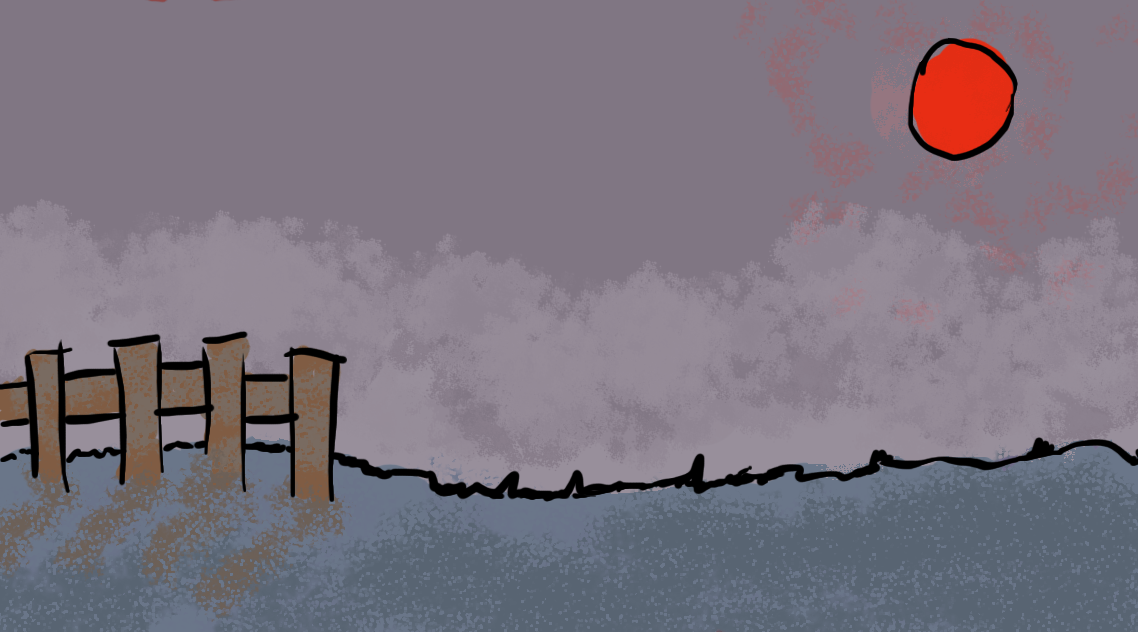
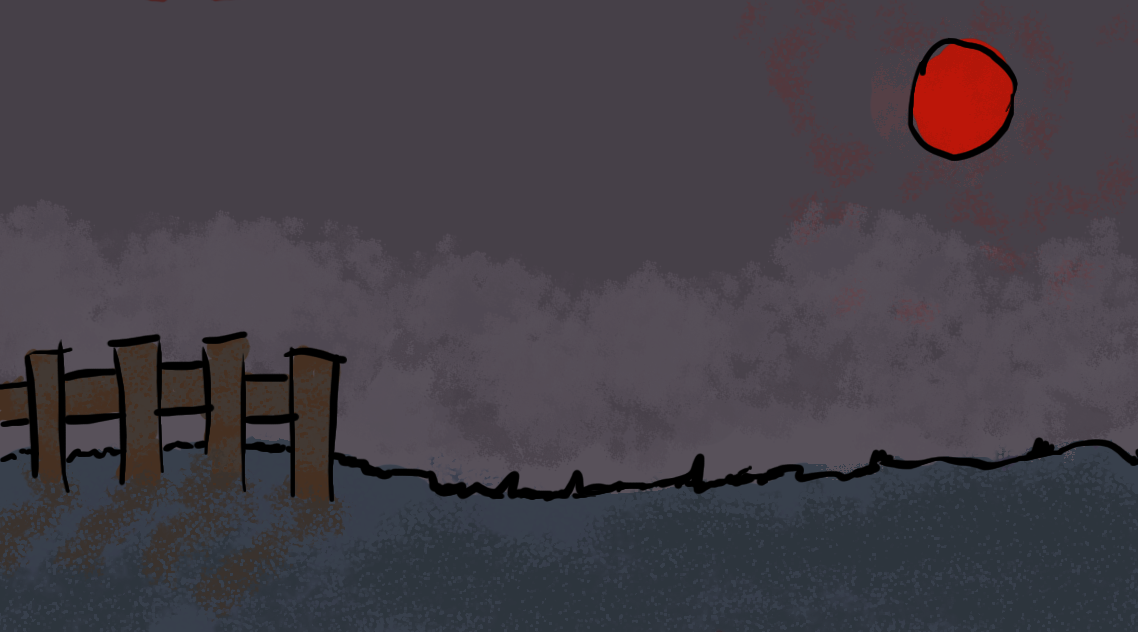
Layers edited between the first and the second w=1138, h=632 image:
pixels changed over [0, 0, 1138, 632] (layer not identified)
